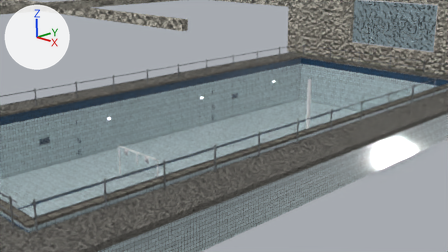
Before and after pictures for a commit that changed the Blender file auvs/hydrus_sim/data/pool_scene.blend.
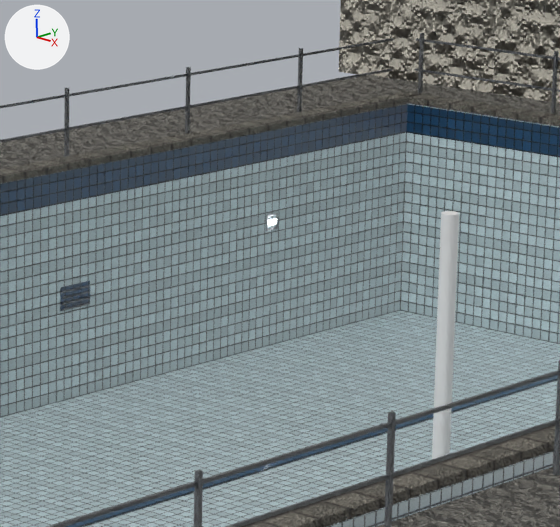
The first picture shows the older version from the file's camera 'PoolCamera'. The close-ups show the older and then the newer version on the part from 49% to 74% of the width and 15% to 57% of the height of that picture. Only the edits that show in the close-ups are written down. The lights are fixed; the arrows at upper left show +X, +Y and +Z.

Script lines for the objects in view, before the commit:
```python
me_cylinder = bpy.data.meshes.new('Cylinder')
me_cylinder.from_pydata(...)  # a 32-sided cylinder along z spanning x -1.0..1.0, y -1.0..1.0, z -1.0..1.0
me_pool_band = bpy.data.meshes.new('pool_band')
me_pool_band.from_pydata(...)  # 512 vertices, 384 faces; spans x -6.4..6.4, y -4.4..24.4, z -3.0..0.1
me_pool_band.materials.append(mat_pool_band)
me_pool_deck = bpy.data.meshes.new('pool_deck')
me_pool_deck.from_pydata(...)  # a box spanning x 6.4..8.4, y -6.4..26.4, z -0.2..0.0; a box spanning x -8.4..-6.4, y -6.4..26.4, z -0.2..0.0; a box spanning x -6.4..6.4, y 24.4..26.4, z -0.2..0.0; a box spanning x -6.4..6.4, y -6.4..-4.4, z -0.2..0.0
me_pool_deck.materials.append(mat_pool_deck)
ob_marker = bpy.data.objects.new('Marker', me_cylinder)
ob_marker.location = (1.52, 15.16, -1.08)
ob_marker.scale = (0.1, 0.1, 2.0)
ob_pool_band = bpy.data.objects.new('pool_band', me_pool_band)
ob_pool_band.location = (0.0, 0.0, 0.0)
ob_pool_deck = bpy.data.objects.new('pool_deck', me_pool_deck)
ob_pool_deck.location = (0.0, 0.0, 0.0)
# also in view: 'pool_hall' at (0.0, 10.4, 3.4); 'pool_tile' at (0.0, 10.0, -1.6); 'pool_coping' at (0.0, 10.0, 0.2); 'pool_stainless' at (0.0, 9.5, -1.0)
```
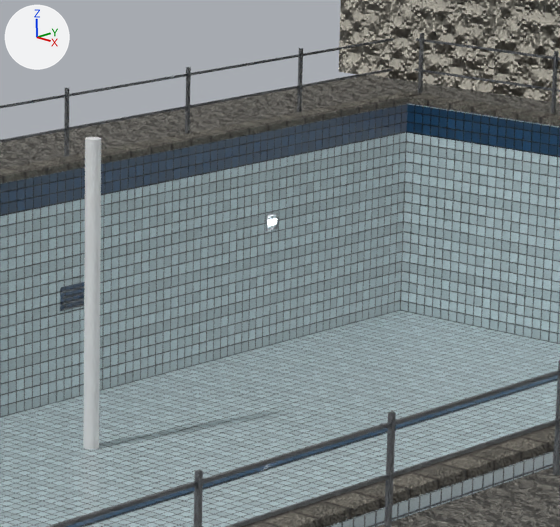
The change, as a diff of the scene's bpy script:
```diff
--- a/auvs/hydrus_sim/data/pool_scene.blend.py
+++ b/auvs/hydrus_sim/data/pool_scene.blend.py
@@ ob_marker @@
 ob_marker = bpy.data.objects.new('Marker', me_cylinder)
-ob_marker.location = (1.52, 15.16, -1.08)
+ob_marker.location = (-4.18, 15.43, -1.04)
 ob_marker.scale = (0.1, 0.1, 2.0)
```

Changed parts and their boxes [x1, y1, x2, y2] in the close-ups (560 x 527 px):
'Marker', moved: before [432, 211, 459, 459]; after [83, 137, 101, 449]
